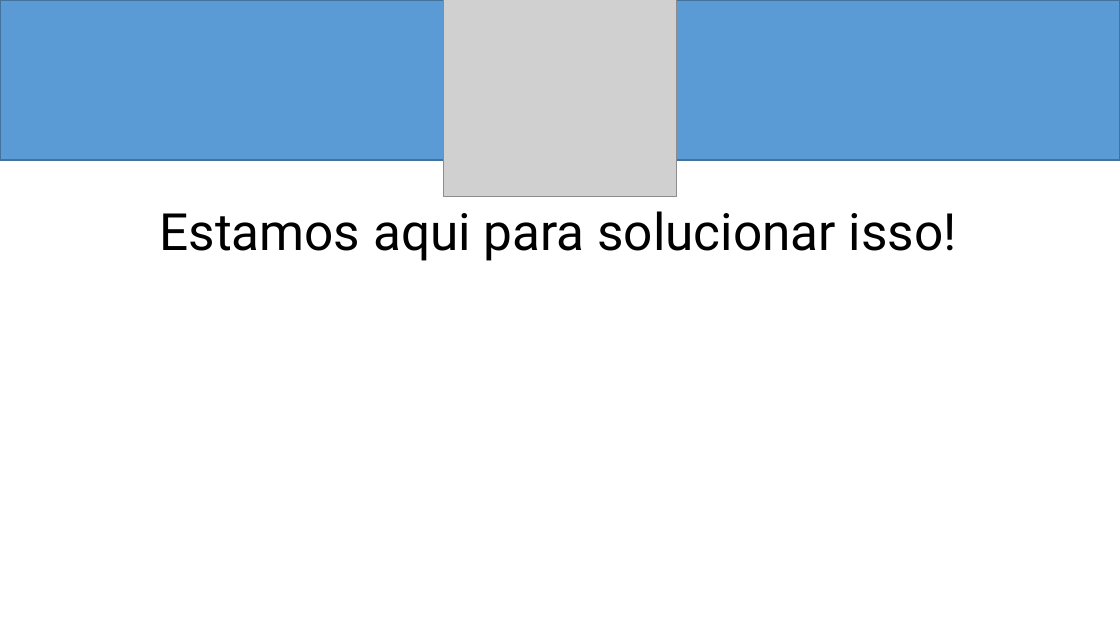
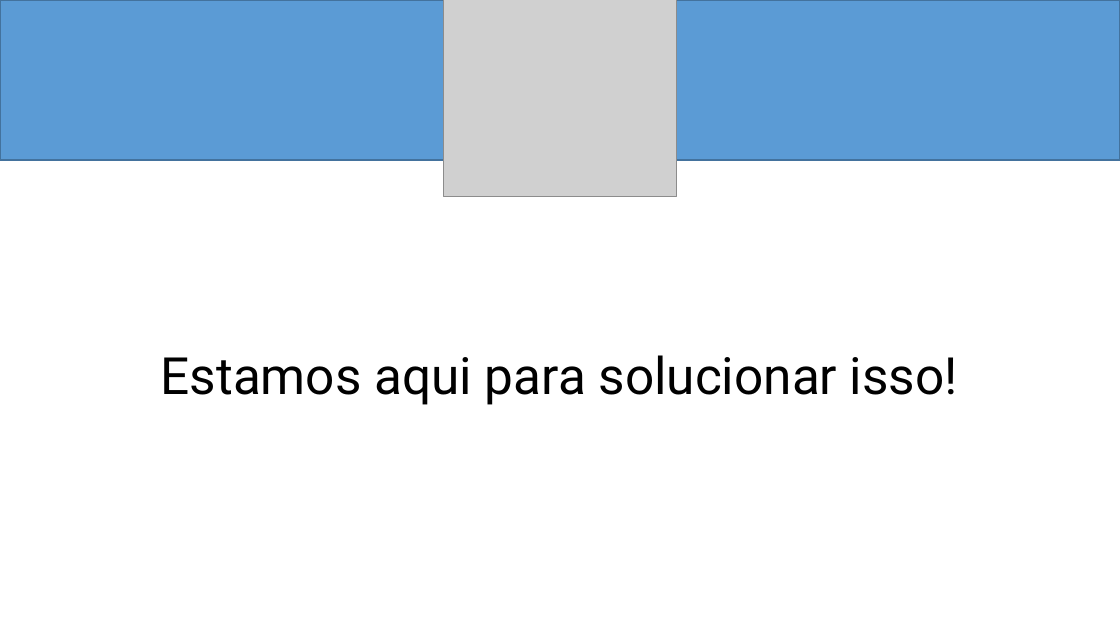
Before and after one commit to ICEI-PUC-Minas-PPLES-TI/plf-es-2021-1-ti2-0940100-seek-n-hire, a slide deck: slide 5 of documentacao/Apresentação Final.pptx. Drawn at 1120x630 pixels with LibreOffice and Linux fonts; fonts in the diff are those of the drawing; grey boxes stand for pictures. Boxes give left, top, right and bottom in pixels: in the first picture for what was removed or moved away, otherwise in the second. Text is boxed around its words. In the diff, an @@ line names an element or a change of style, - is before the commit and + after.

```diff
--- a/documentacao/Apresentação Final.pptx
+++ b/documentacao/Apresentação Final.pptx
@@ title "Estamos aqui para solucionar isso!": place and size @@
-title "Estamos aqui para solucionar isso!" at (159,211,957,261)
+title "Estamos aqui para solucionar isso!" at (161,355,958,405)
```
Also in this commit, not shown: 3 slides added.
